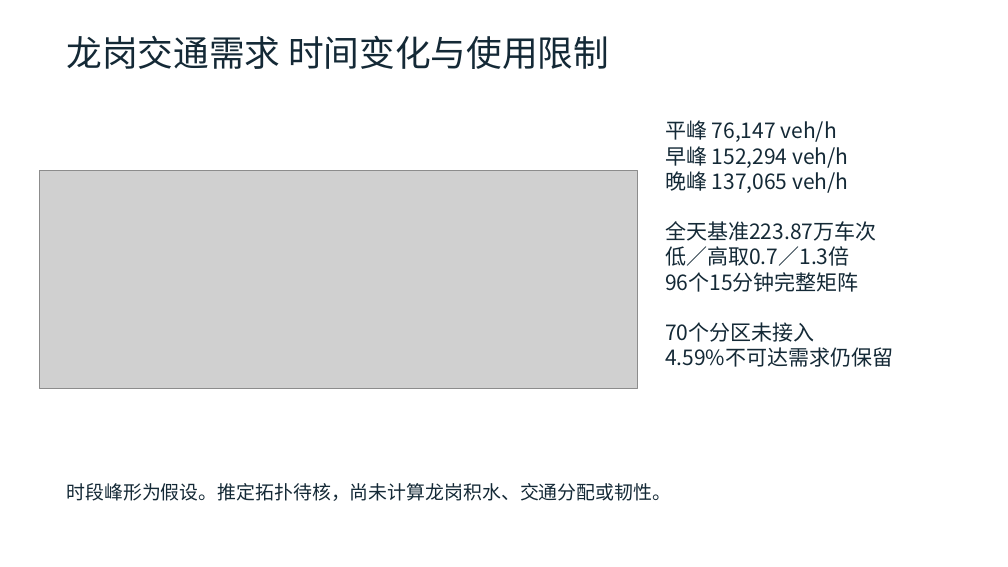
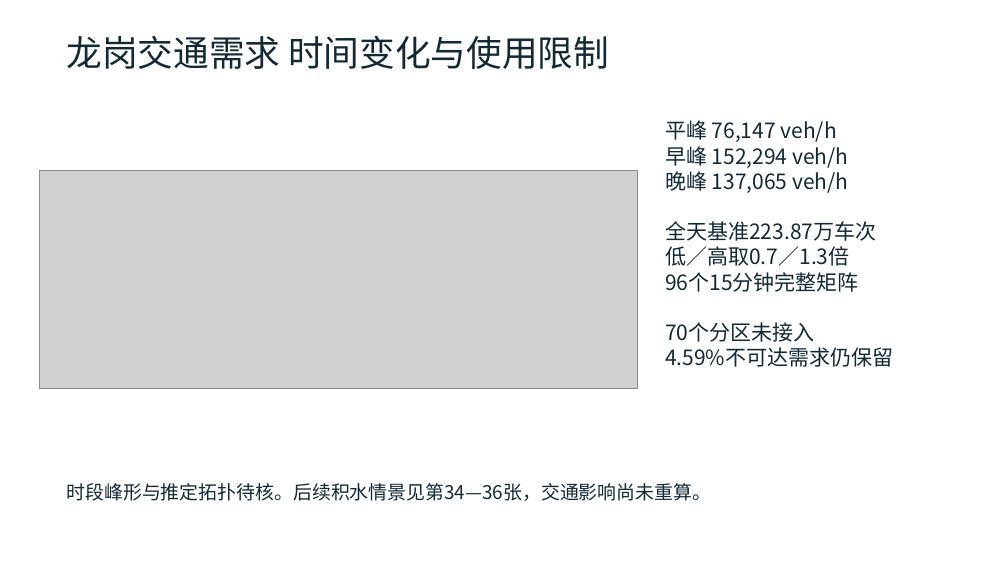
Before and after one commit to zhzhzh666/jiaotong, a slide deck: slide 33 of docs/deliverables/开题与阶段进展汇报.pptx. Drawn at 1008x567 pixels with LibreOffice and Linux fonts; fonts in the diff are those of the drawing; grey boxes stand for pictures. Boxes give left, top, right and bottom in pixels: in the first picture for what was removed or moved away, otherwise in the second. Text is boxed around its words. In the diff, an @@ line names an element or a change of style, - is before the commit and + after.

```diff
--- a/docs/deliverables/开题与阶段进展汇报.pptx
+++ b/docs/deliverables/开题与阶段进展汇报.pptx
@@ text at (66, 483, 711, 501): text changed @@
-时段峰形为假设。推定拓扑待核，尚未计算龙岗积水、交通分配或韧性。
+时段峰形与推定拓扑待核。后续积水情景见第34—36张，交通影响尚未重算。
```
Also in this commit, not shown: 8 other slides changed, 4 slides added, 19 other files.
